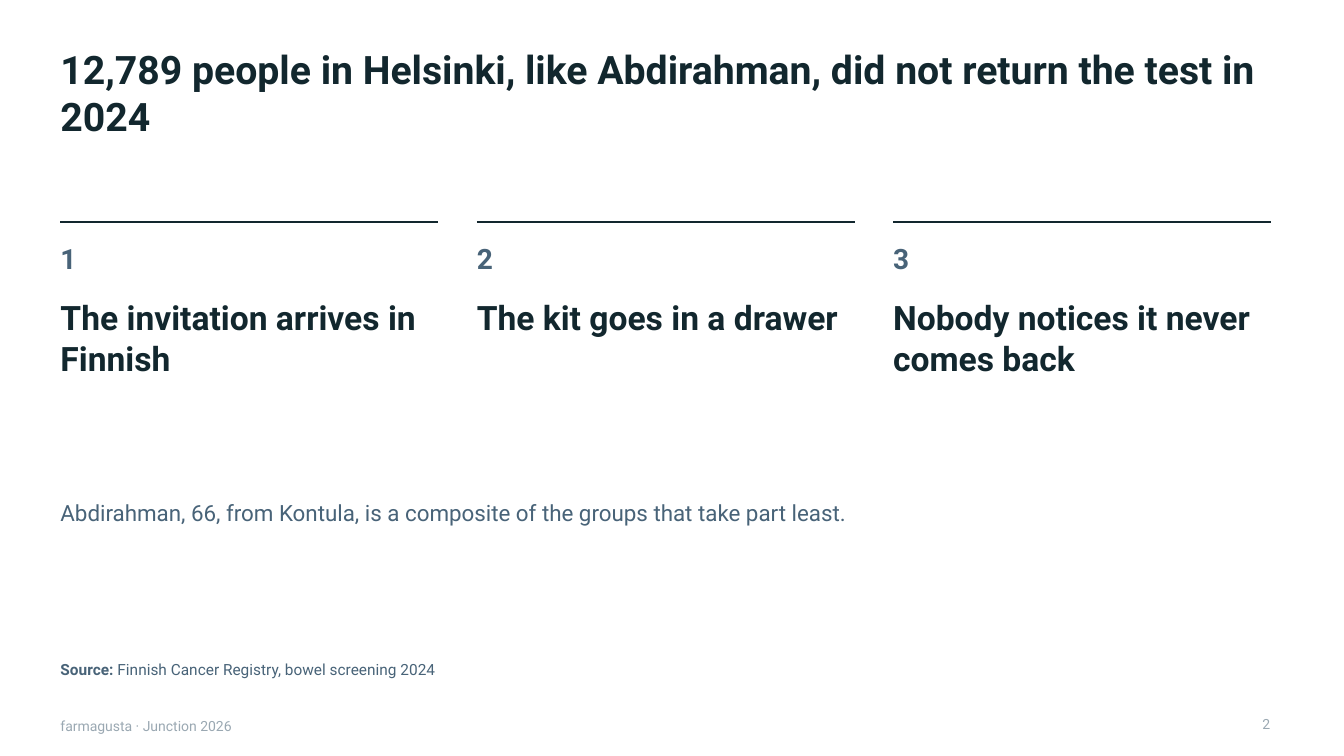
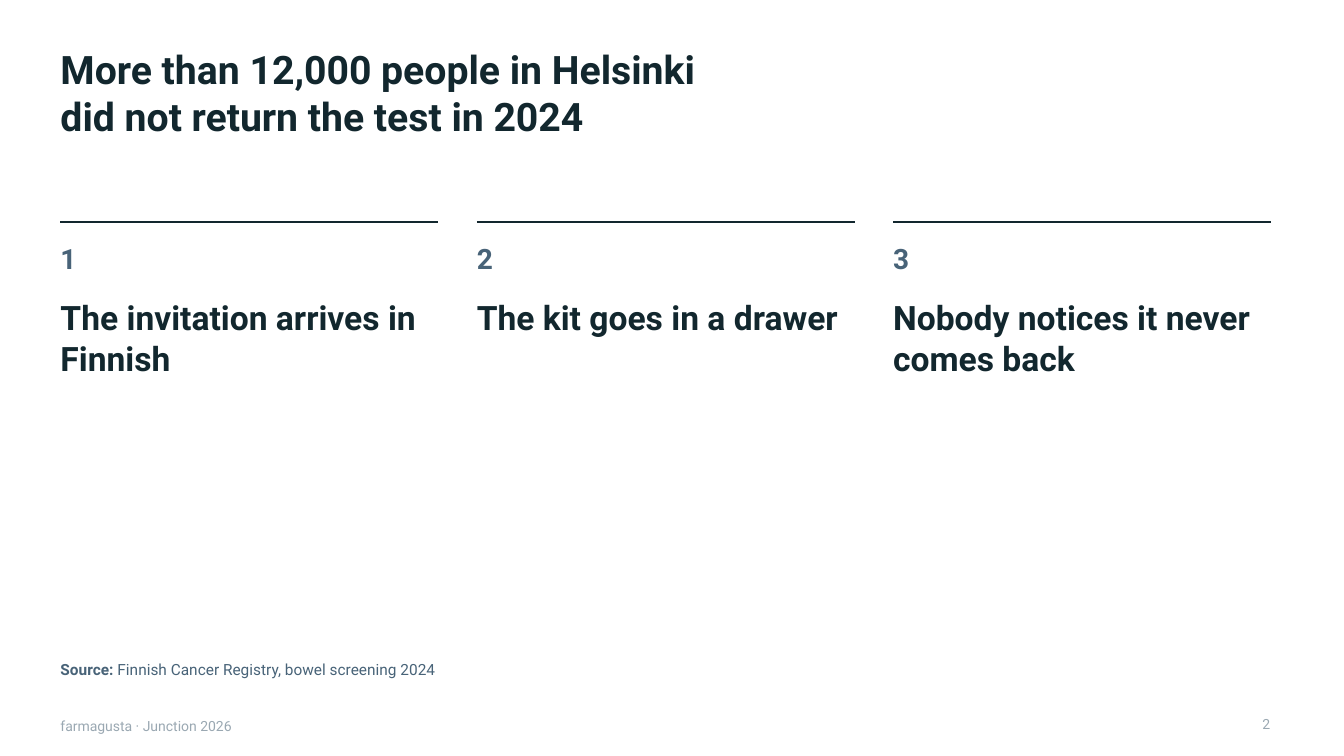
Before and after one commit to rromppanen/junction26, a slide deck: slide 2 of docs/pitch/farmagusta-screening-attendance.pptx. Drawn at 1344x756 pixels with LibreOffice and Linux fonts; fonts in the diff are those of the drawing. Boxes give left, top, right and bottom in pixels: in the first picture for what was removed or moved away, otherwise in the second. Text is boxed around its words. In the diff, an @@ line names an element or a change of style, - is before the commit and + after.

```diff
--- a/docs/pitch/farmagusta-screening-attendance.pptx
+++ b/docs/pitch/farmagusta-screening-attendance.pptx
@@ title at box(60, 54, 695, 132): text changed @@
-12,789 people in Helsinki, like Abdirahman, did not return the test in 2024
+More than 12,000 people in Helsinki
+did not return the test in 2024
@@ text removed at box(60, 504, 846, 526) @@
-Abdirahman, 66, from Kontula, is a composite of the groups that take part least.
```
Also in this commit, not shown: 1 other slide changed, 1 slide removed.
